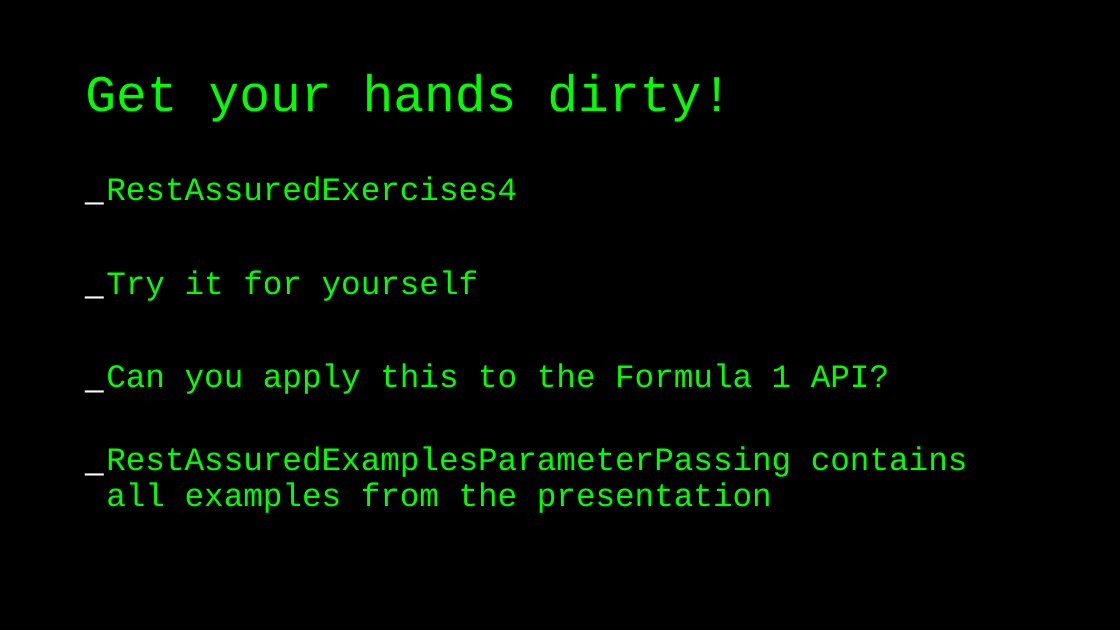
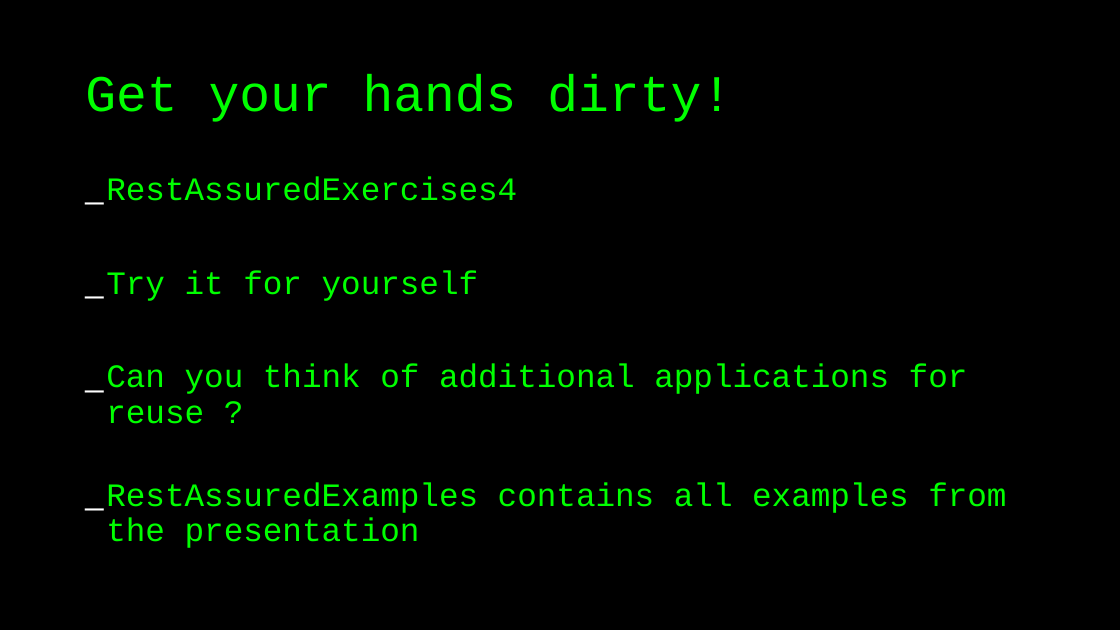
Before and after one commit to sureshnath/workshops, a slide deck: slide 38 of rest-assured/testing_restful_web_services_with_rest_assured.odp (slide 36 before the commit). Drawn at 1120x630 pixels with LibreOffice and Linux fonts; fonts in the diff are those of the drawing. Boxes give left, top, right and bottom in pixels: in the first picture for what was removed or moved away, otherwise in the second. Text is boxed around its words. In the diff, an @@ line names an element or a change of style, - is before the commit and + after.

```diff
--- a/rest-assured/testing_restful_web_services_with_rest_assured.odp
+++ b/rest-assured/testing_restful_web_services_with_rest_assured.odp
@@ text at <box>106,364,1006,548</box>: text changed @@
-_ Can you apply this to the Formula 1 API?
-_ RestAssuredExamplesParameterPassing contains all examples from the presentation
+_ Can you think of additional applications for reuse ?
+_ RestAssuredExamples contains all examples from the presentation
```
Also in this commit, not shown: 7 other slides changed, 2 slides added, 28 other files.
